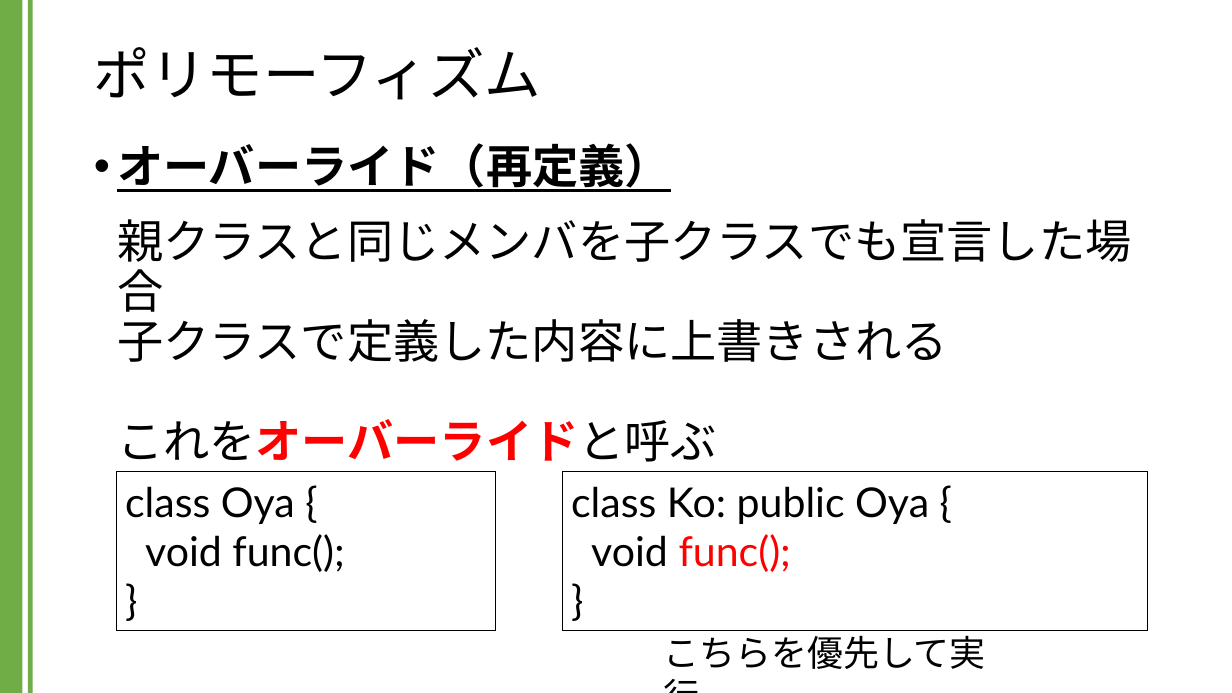
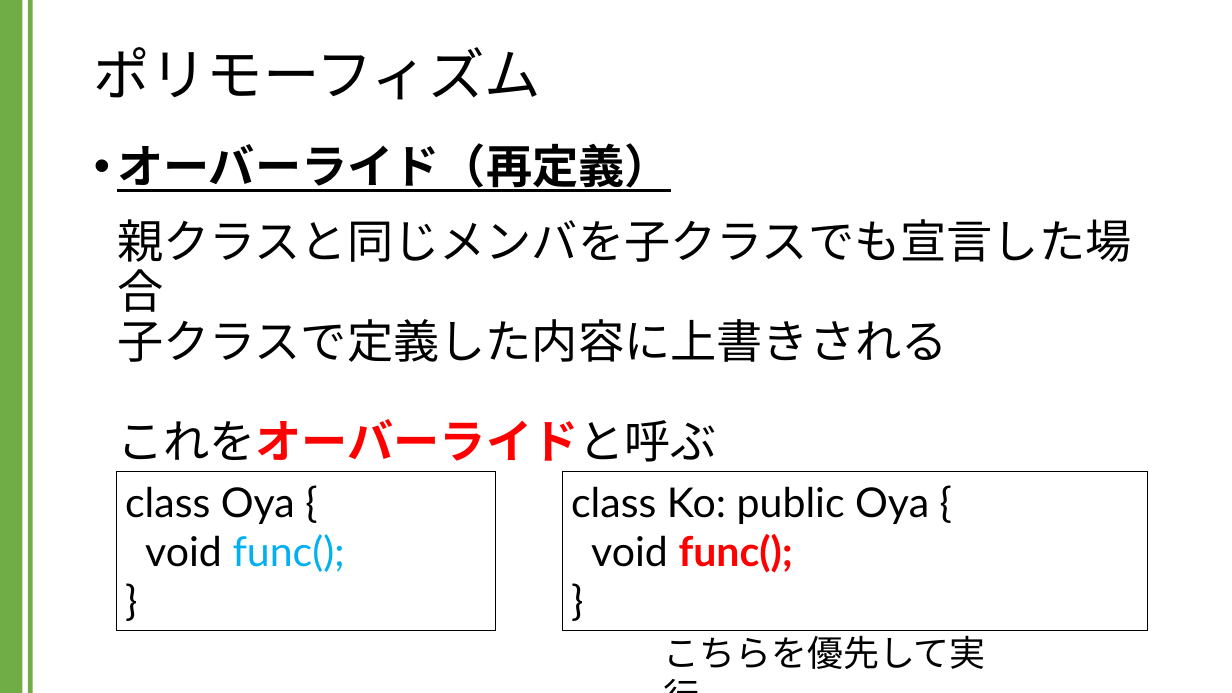
Before and after one commit to kic-murata/cpp2024, a slide deck: slide 31 of 授業資料/講義資料：継承とポリモーフィズム.pptx. Drawn at 1232x693 pixels with LibreOffice and Linux fonts; fonts in the diff are those of the drawing. Boxes give left, top, right and bottom in pixels: in the first picture for what was removed or moved away, otherwise in the second. Text is boxed around its words. In the diff, an @@ line names an element or a change of style, - is before the commit and + after.

```diff
--- a/授業資料/講義資料：継承とポリモーフィズム.pptx
+++ b/授業資料/講義資料：継承とポリモーフィズム.pptx
@@ text in rectangle at <box>145,534,345,572</box>: text colour #000000 to #00B0F0 in "func();" @@
@@ text in rectangle at <box>591,534,793,573</box>: bold on in "func();" @@
```
Also in this commit, not shown: 1 other slide changed.
